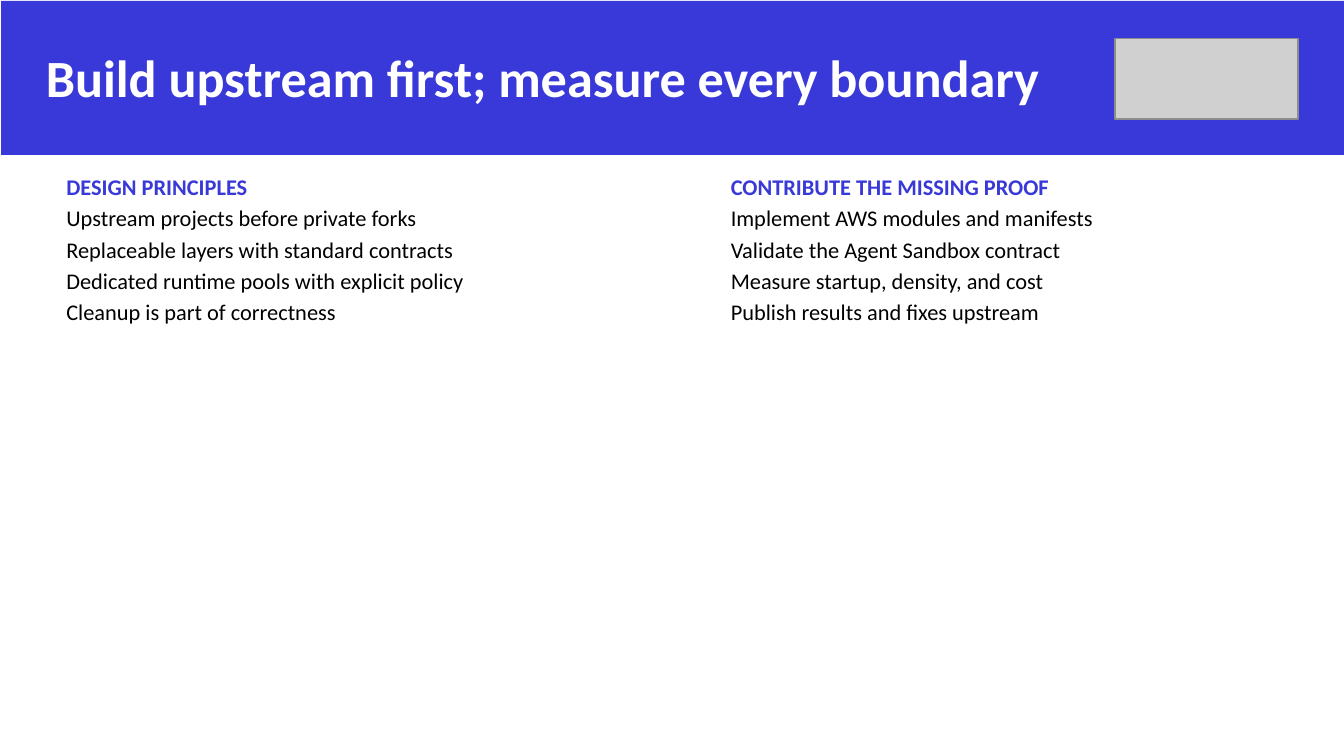
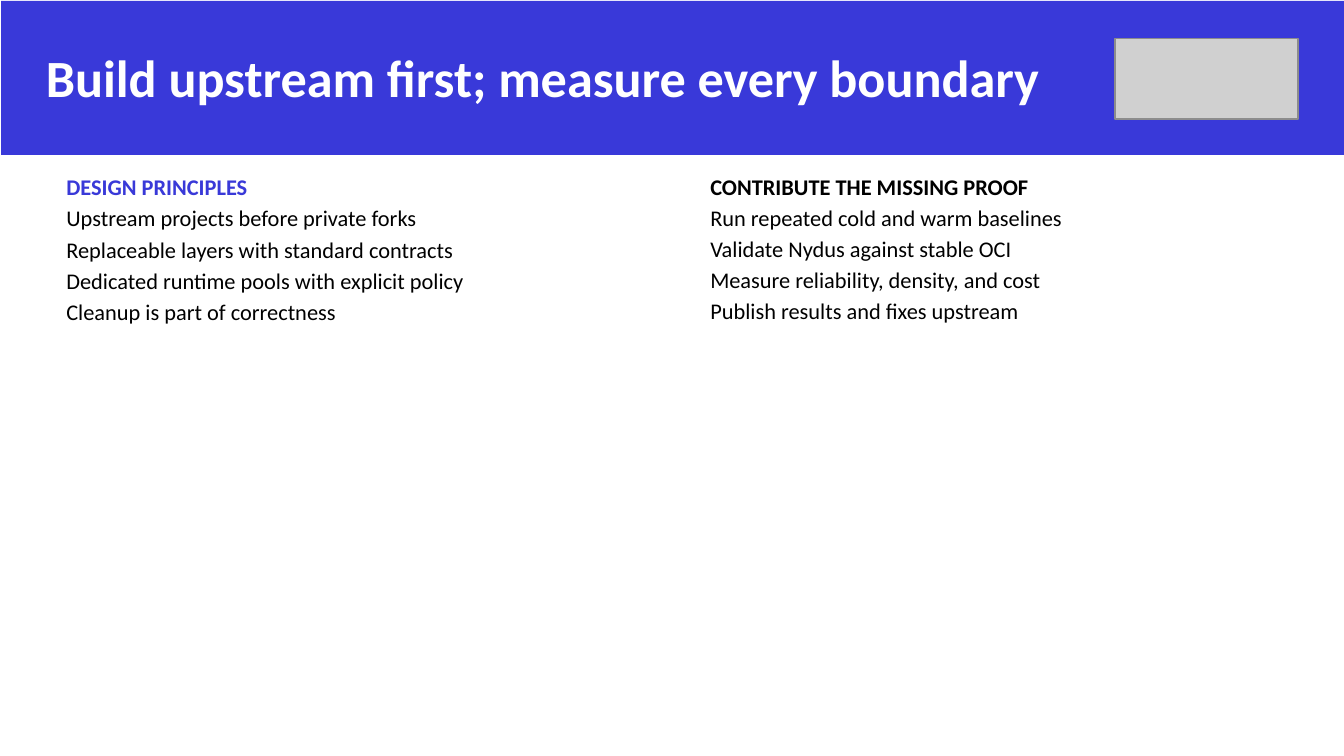
Before and after one commit to gnawux/xolis, a slide deck: slide 15 of Docs/decks/kubecon-jp-2026/Sandbox_for_Agentic_Application_with_Cloud_Native_Stack.pptx. Drawn at 1344x756 pixels with LibreOffice and Linux fonts; fonts in the diff are those of the drawing; grey boxes stand for pictures; background and template pictures are left out. Boxes give left, top, right and bottom in pixels: in the first picture for what was removed or moved away, otherwise in the second. Text is boxed around its words. In the diff, an @@ line names an element or a change of style, - is before the commit and + after.

```diff
--- a/Docs/decks/kubecon-jp-2026/Sandbox_for_Agentic_Application_with_Cloud_Native_Stack.pptx
+++ b/Docs/decks/kubecon-jp-2026/Sandbox_for_Agentic_Application_with_Cloud_Native_Stack.pptx
@@ text at [710, 180, 1028, 323]: text colour #3939D8 to #000000 in "CONTRIBUTE THE MISSING PROOF"; indent changed @@
@@ text at [710, 210, 1062, 292]: text changed @@
-Implement AWS modules and manifests
-Validate the Agent Sandbox contract
-Measure startup, density, and cost
+Run repeated cold and warm baselines
+Validate Nydus against stable OCI
+Measure reliability, density, and cost
```
Also in this commit, not shown: 1 other slide changed, 1 slide added, 1 slide removed, 3 other files.
